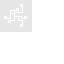
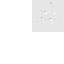
Layer changes from the first (64, 64) image to the second:
renamed "vbricks copy" to "swirl", hid it over [4, 4, 27, 27]
added layer "concreterandombg" above "boxtopping" over [34, 2, 61, 29]
added layer "Layer 3 copy" above "Layer 3" over [32, 0, 64, 32]
hid "Layer 3" over [0, 0, 32, 32]
